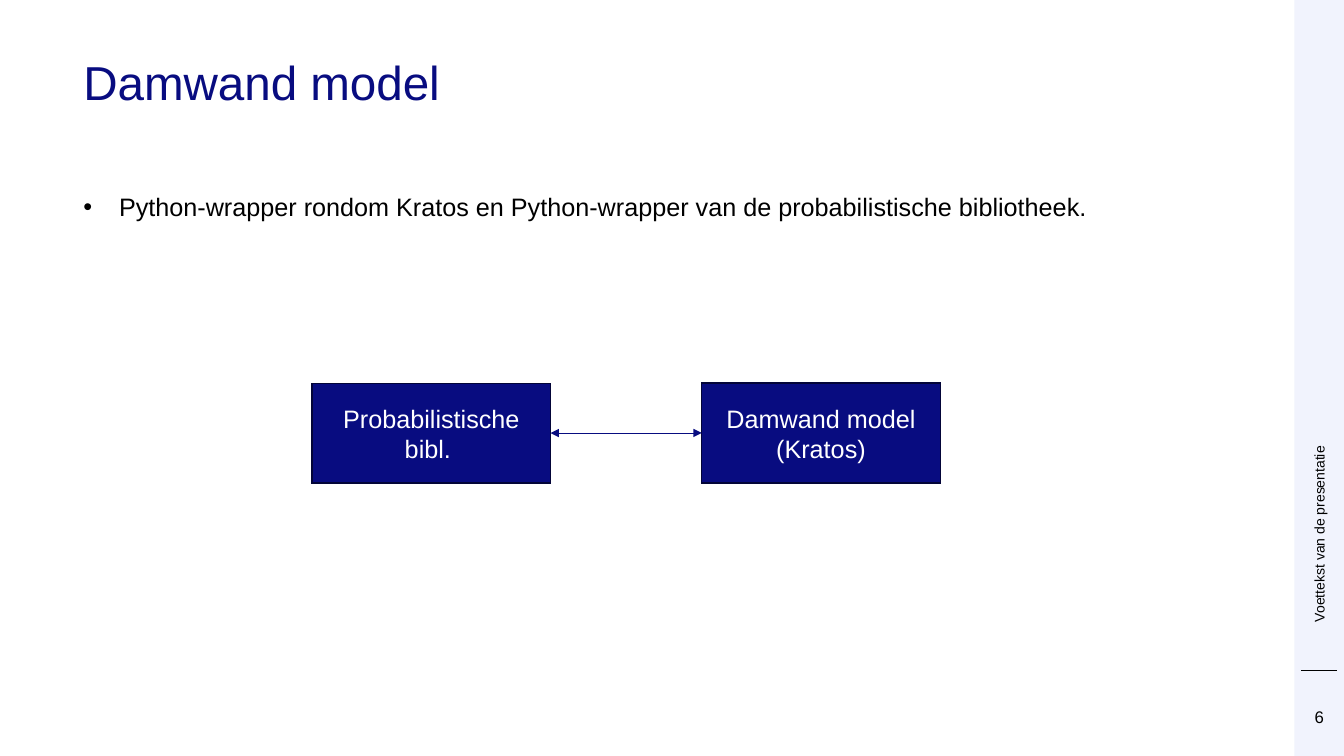
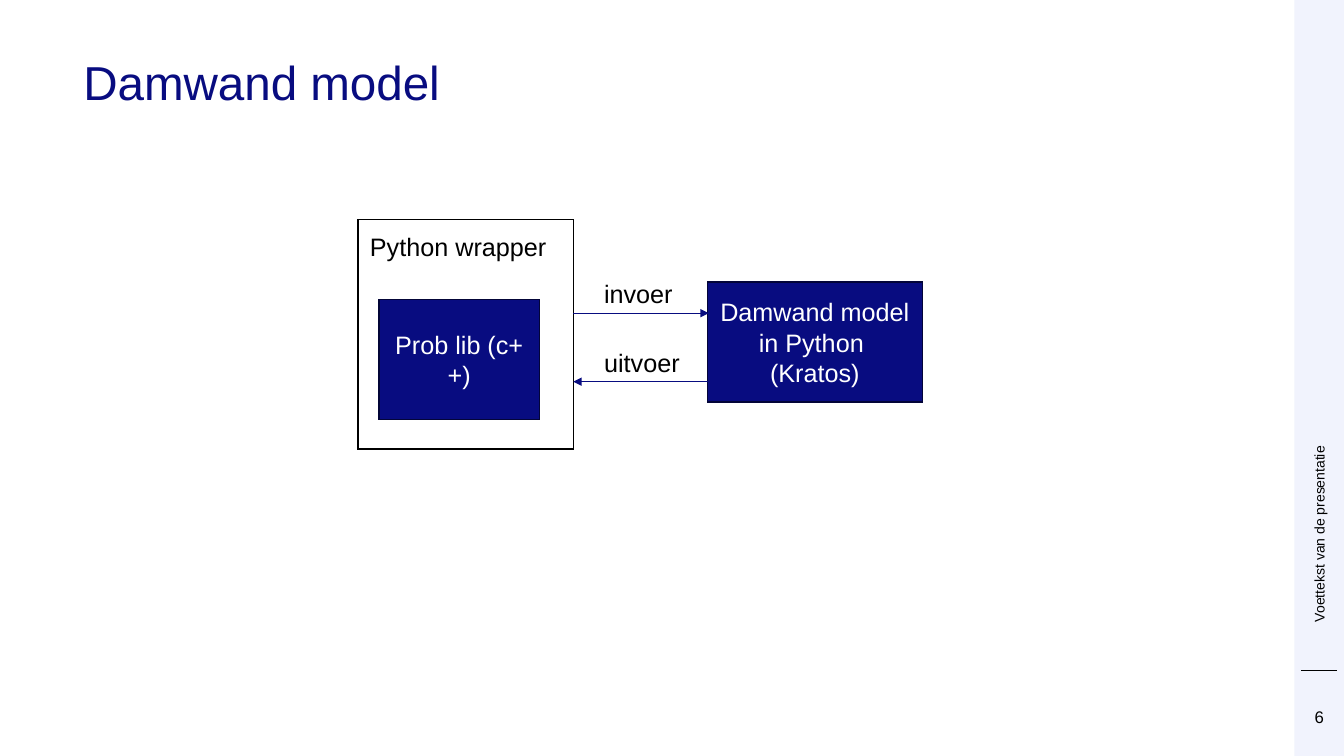
Before and after one commit to Deltares/ProbabilisticLibrary, a slide deck: slide 6 of sources/Deltares.Probabilistic.PWrapper.Examples/kratos/Prob Kratos DSD.pptx. Drawn at 1344x756 pixels with LibreOffice and Linux fonts; fonts in the diff are those of the drawing; background and template pictures are left out. Boxes give left, top, right and bottom in pixels: in the first picture for what was removed or moved away, otherwise in the second. Text is boxed around its words. In the diff, an @@ line names an element or a change of style, - is before the commit and + after.

```diff
--- a/sources/Deltares.Probabilistic.PWrapper.Examples/kratos/Prob Kratos DSD.pptx
+++ b/sources/Deltares.Probabilistic.PWrapper.Examples/kratos/Prob Kratos DSD.pptx
@@ text removed at <box>119,197,1086,222</box> @@
-• Python-wrapper rondom Kratos en Python-wrapper van de probabilistische bibliotheek.
@@ rectangle added at <box>358,219,573,449</box>, outline #000000 1 pt @@
@@ text added at <box>370,237,546,262</box>, 18 pt, text #000000 @@
+Python wrapper
@@ rectangle added at <box>379,299,539,419</box>, fill #080C80, outline #040538 1 pt, 18 pt, text #FFFFFF @@
+Prob lib (c++)
@@ text added at <box>604,284,673,304</box>, 18 pt, text #000000 @@
+invoer
@@ rectangle "Damwand model in Python": place and size @@
-rectangle "Damwand model in Python" at <box>702,383,941,483</box>
+rectangle "Damwand model in Python" at <box>708,282,923,402</box>
@@ arrow added from (574, 314) to (709, 314), #080C80 0.5 pt @@
@@ text in rectangle at <box>720,302,910,388</box>: text changed @@
-Damwand model (Kratos)
+Damwand model in Python
+(Kratos)
@@ text added at <box>604,353,680,373</box>, 18 pt, text #000000 @@
+uitvoer
@@ rectangle removed at <box>313,383,552,483</box> @@
-Probabilistische bibl.
@@ arrow added from (709, 382) to (574, 382), #080C80 0.5 pt @@
@@ elbow double arrow removed from (551, 434) to (702, 434) @@
```
Also in this commit, not shown: 10 other slides changed, 1 slide removed.
